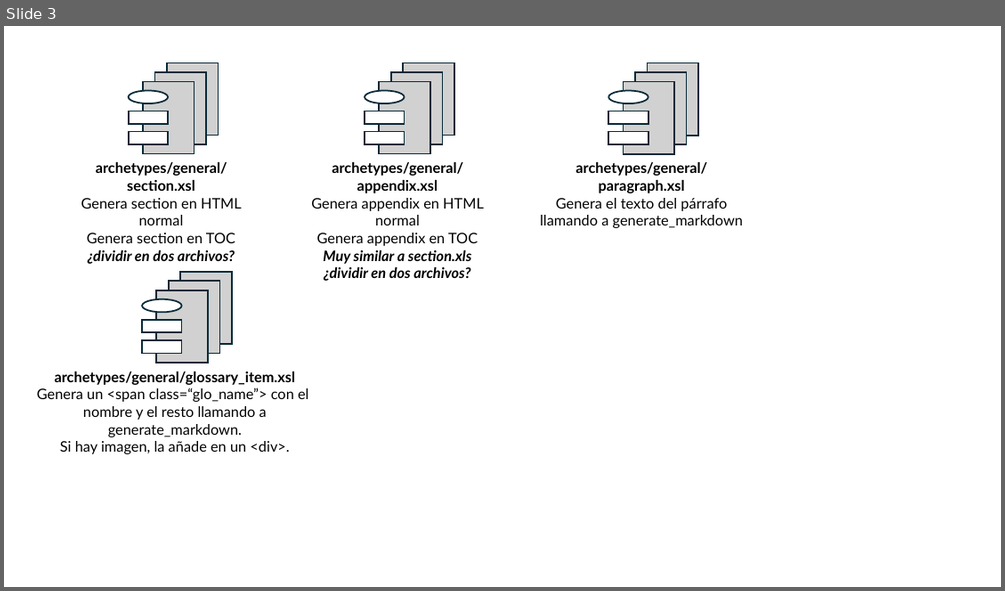
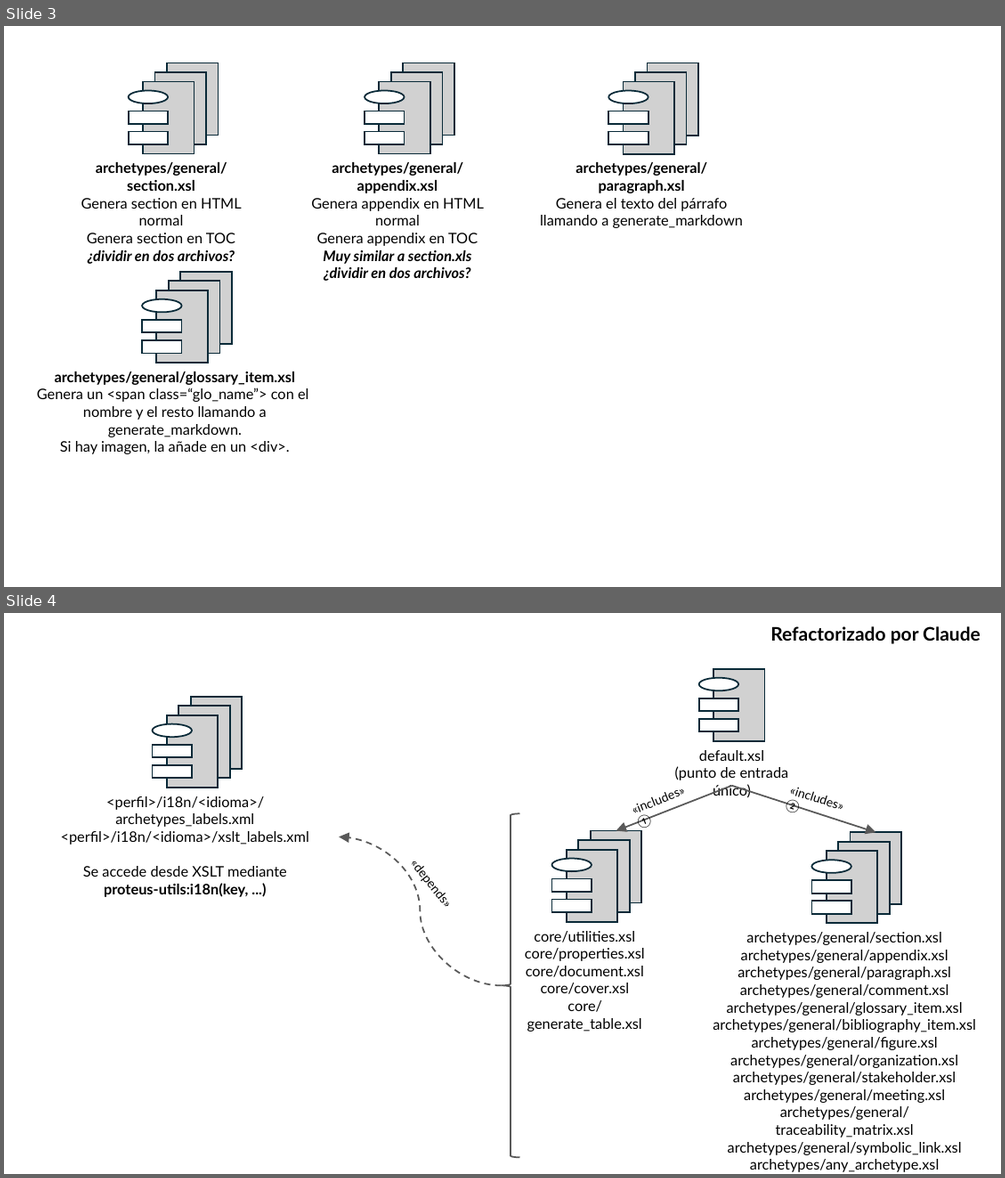
Before and after one commit to proteus-University-of-Seville/proteus-core, a slide deck: documentation/Refactorización XLST.pptx. Shown one above the other, each under a label of ours: slide 3 before the commit, slides 3 and 4 after it. The pictures are 1005x591 and 1005x1178 pixels, drawn with LibreOffice and Linux fonts; fonts in the diff are those of the drawing. Boxes give left, top, right and bottom in pixels: in the first picture for what was removed or moved away, otherwise in the second. Text is boxed around its words. In the diff, an @@ line names an element or a change of style, - is before the commit and + after.

Commit message:
Mejorando el XSLT del arquetipo básico.

```diff
--- a/documentation/Refactorización XLST.pptx
+++ b/documentation/Refactorización XLST.pptx
@@ slide 4 added at (4, 613, 1001, 1174), background #FFFFFF @@
@@ text added at (770, 626, 980, 644), 18 pt, text #000000, bold @@
+Refactorizado por Claude
@@ group added at (675, 669, 789, 798): 3 rectangles, 1 ellipse, 1 text @@
+default.xsl
+(punto de entrada único)
@@ group added at (61, 697, 309, 897): 5 rectangles, 1 ellipse, 1 text @@
+<perfil>/i18n/<idioma>/archetypes_labels.xml
+<perfil>/i18n/<idioma>/xslt_labels.xml
+Se accede desde XSLT mediante
+proteus-utils:i18n(key, ...)
@@ arrow added from (732, 786) to (616, 831), #595959 1.5 pt @@
@@ arrow added from (732, 786) to (876, 832), #595959 1.5 pt @@
@@ text added at (785, 799, 798, 811), 12 pt, text #000000 @@
+«includes» ②
@@ left brace added at (502, 813, 520, 1157), outline #595959 1.5 pt @@
@@ text added at (639, 817, 652, 831), 12 pt, text #000000 @@
+«includes» ①
@@ curved arrow added from (502, 985) to (339, 836), #595959 1.5 pt dashed @@
@@ text added at (401, 848, 466, 921), 12 pt, text #000000 @@
+«depends»
@@ group added at (525, 831, 645, 1031): 5 rectangles, 1 ellipse, 1 text @@
+core/utilities.xsl
+core/properties.xsl
+core/document.xsl
+core/cover.xsl
+core/generate_table.xsl
@@ group added at (712, 832, 976, 1172): 5 rectangles, 1 ellipse, 1 text @@
+archetypes/general/section.xsl
+archetypes/general/appendix.xsl
+archetypes/general/paragraph.xsl
+archetypes/general/comment.xsl
+archetypes/general/glossary_item.xsl
+archetypes/general/bibliography_item.xsl
+archetypes/general/figure.xsl
+archetypes/general/organization.xsl
+archetypes/general/stakeholder.xsl
+archetypes/general/meeting.xsl
+archetypes/general/traceability_matrix.xsl
+archetypes/general/symbolic_link.xsl
+archetypes/any_archetype.xsl
```
Also in this commit, not shown: 14 other files.
